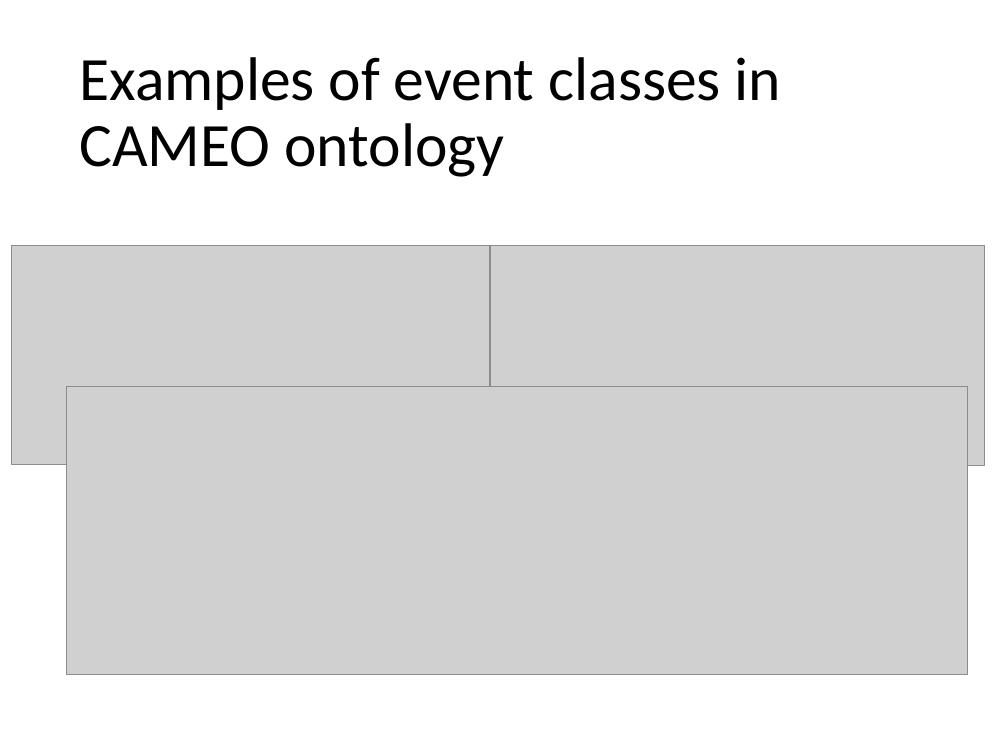
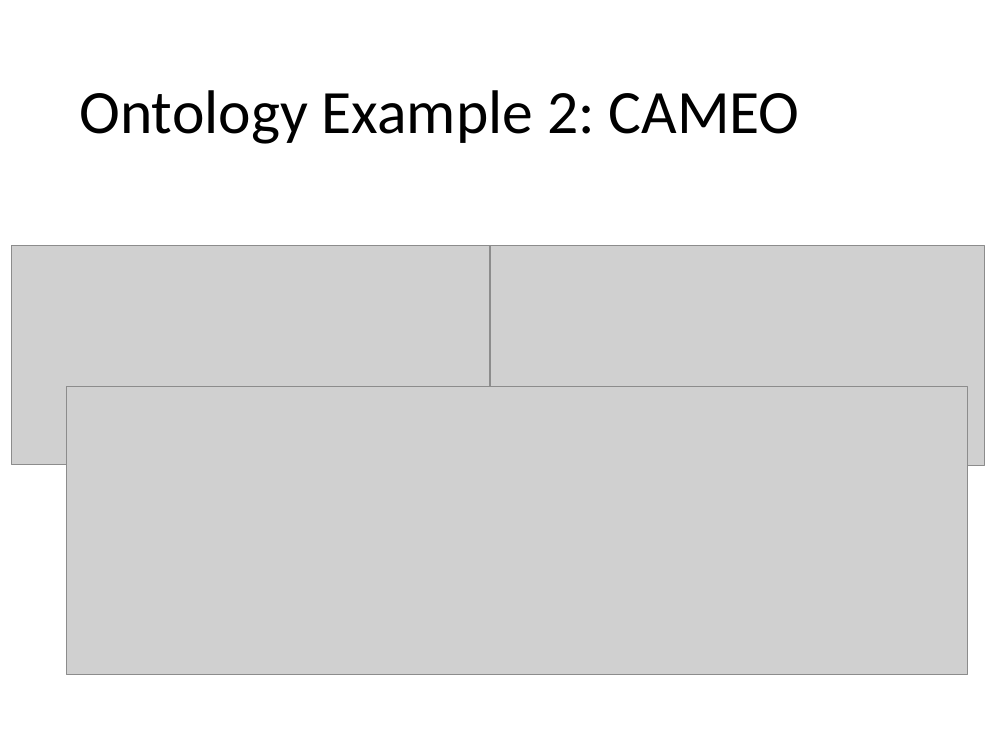
Before and after one commit to evhart/smasac-tutorial, a slide deck: slide 8 of slides/pptx/5-event-extraction.pptx (slide 5 before the commit). Drawn at 1008x756 pixels with LibreOffice and Linux fonts; fonts in the diff are those of the drawing; grey boxes stand for pictures. Boxes give left, top, right and bottom in pixels: in the first picture for what was removed or moved away, otherwise in the second. Text is boxed around its words. In the diff, an @@ line names an element or a change of style, - is before the commit and + after.

Commit message:
Small slides updates

```diff
--- a/slides/pptx/5-event-extraction.pptx
+++ b/slides/pptx/5-event-extraction.pptx
@@ title at [79,90,800,144]: text changed @@
-Examples of event classes in CAMEO ontology
+Ontology Example 2: CAMEO
```
Also in this commit, not shown: 3 other slides changed, 4 slides added, 9 other files.
